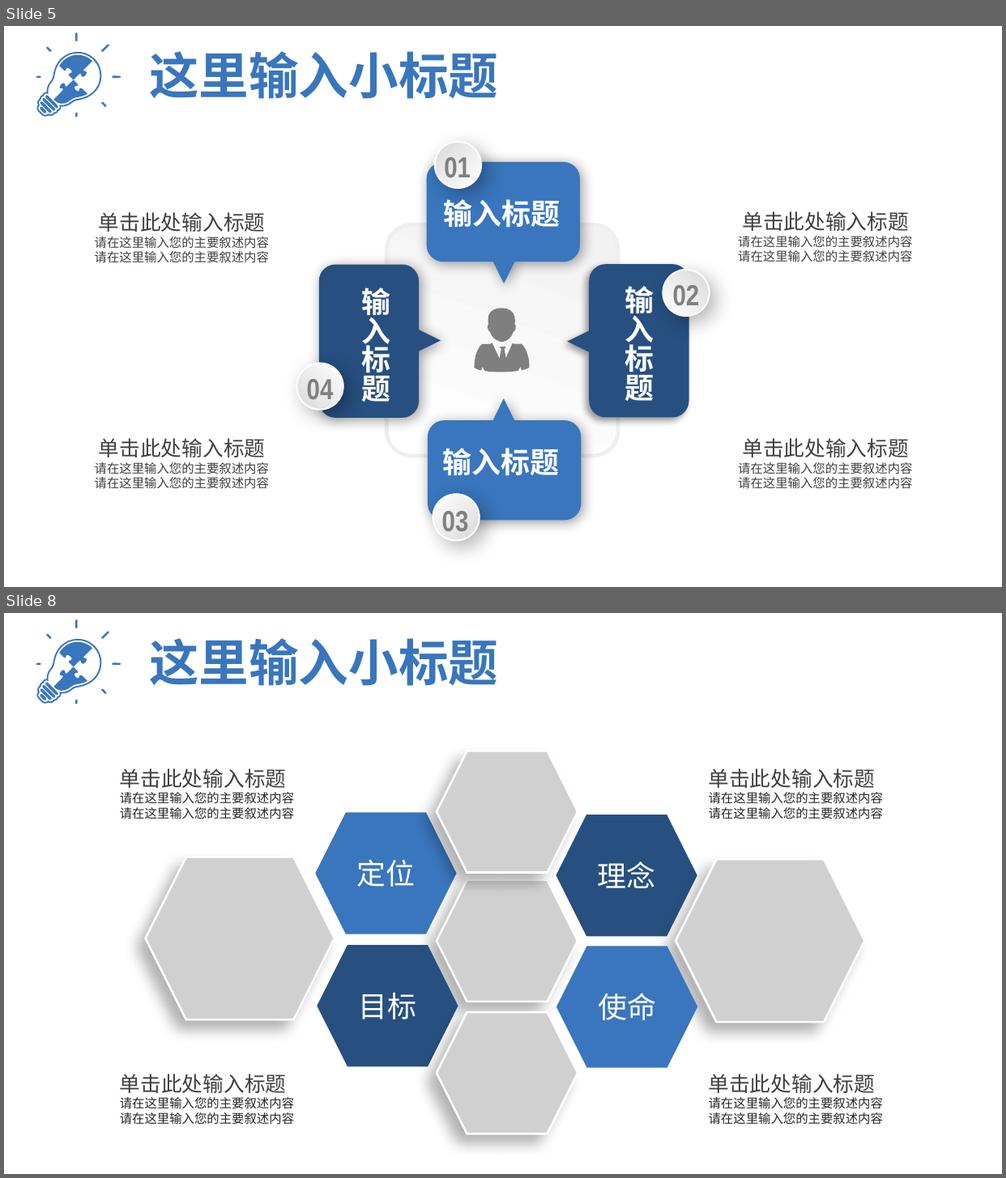
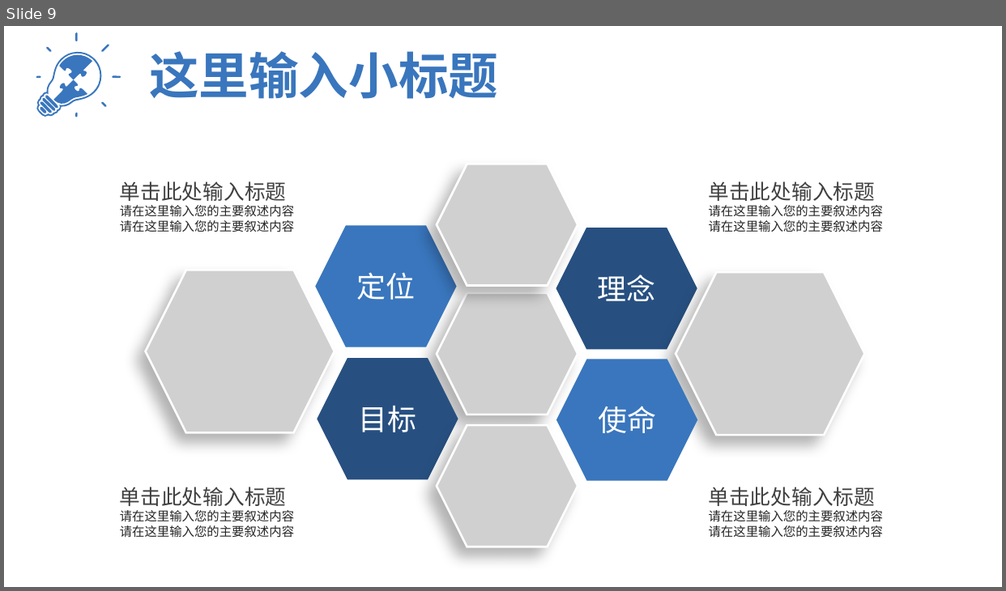
Before and after one commit to HolyShiftt/school, a slide deck: document/中期答辩.pptx. Shown one above the other, each under a label of ours: slides 5 and 8 before the commit, slide 9 after it; the slides between them are not shown. The pictures are 1006x1178 and 1006x591 pixels, drawn with LibreOffice and Linux fonts; fonts in the diff are those of the drawing; grey boxes stand for pictures. Boxes give left, top, right and bottom in pixels: in the first picture for what was removed or moved away, otherwise in the second. Text is boxed around its words. In the diff, an @@ line names an element or a change of style, - is before the commit and + after.

```diff
--- a/document/中期答辩.pptx
+++ b/document/中期答辩.pptx
@@ slide 5 removed at bbox=[4, 26, 1002, 587], background #FFFFFF @@
@@ group removed at bbox=[36, 32, 121, 118]: 8 freeform shapes @@
@@ text removed at bbox=[149, 51, 498, 99] @@
-这里输入小标题
@@ text removed at bbox=[95, 212, 269, 263] @@
-单击此处输入标题
-请在这里输入您的主要叙述内容
-请在这里输入您的主要叙述内容
@@ group removed at bbox=[427, 142, 581, 284]: 2 texts, 1 freeform shape, 1 ellipse @@
-01
-输入标题
@@ text removed at bbox=[738, 211, 912, 262] @@
-单击此处输入标题
-请在这里输入您的主要叙述内容
-请在这里输入您的主要叙述内容
@@ rounded rectangle removed at bbox=[386, 224, 618, 456] @@
@@ group removed at bbox=[296, 265, 441, 418]: 2 texts, 1 freeform shape, 1 ellipse @@
-04
-输入标题
@@ group removed at bbox=[567, 265, 710, 418]: 2 texts, 1 freeform shape, 1 ellipse @@
-02
-输入标题
@@ freeform shape removed at bbox=[474, 308, 530, 373] @@
@@ text removed at bbox=[95, 438, 269, 489] @@
-单击此处输入标题
-请在这里输入您的主要叙述内容
-请在这里输入您的主要叙述内容
@@ text removed at bbox=[738, 438, 912, 489] @@
-单击此处输入标题
-请在这里输入您的主要叙述内容
-请在这里输入您的主要叙述内容
@@ group removed at bbox=[428, 399, 582, 541]: 2 texts, 1 freeform shape, 1 ellipse @@
-03
-输入标题
@@ what was slide 8 is now slide 9 @@
```
Also in this commit, not shown: 16 slides changed, 1 slide added, 16 other files.
